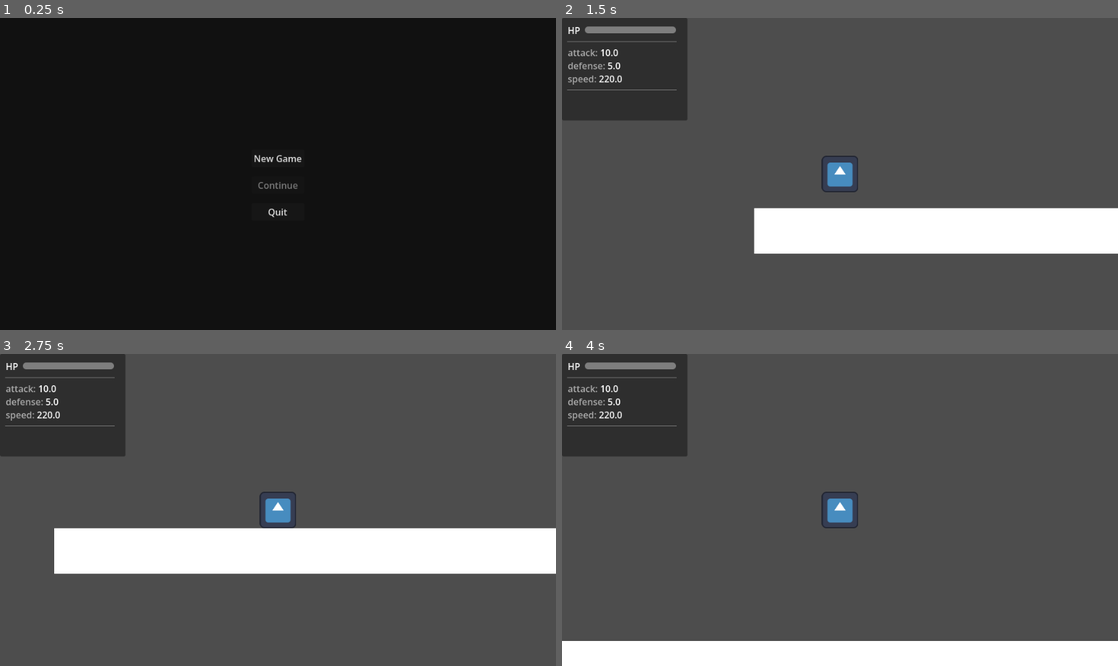
Above: before the commit, frames 1-4 (two rows, left to right).
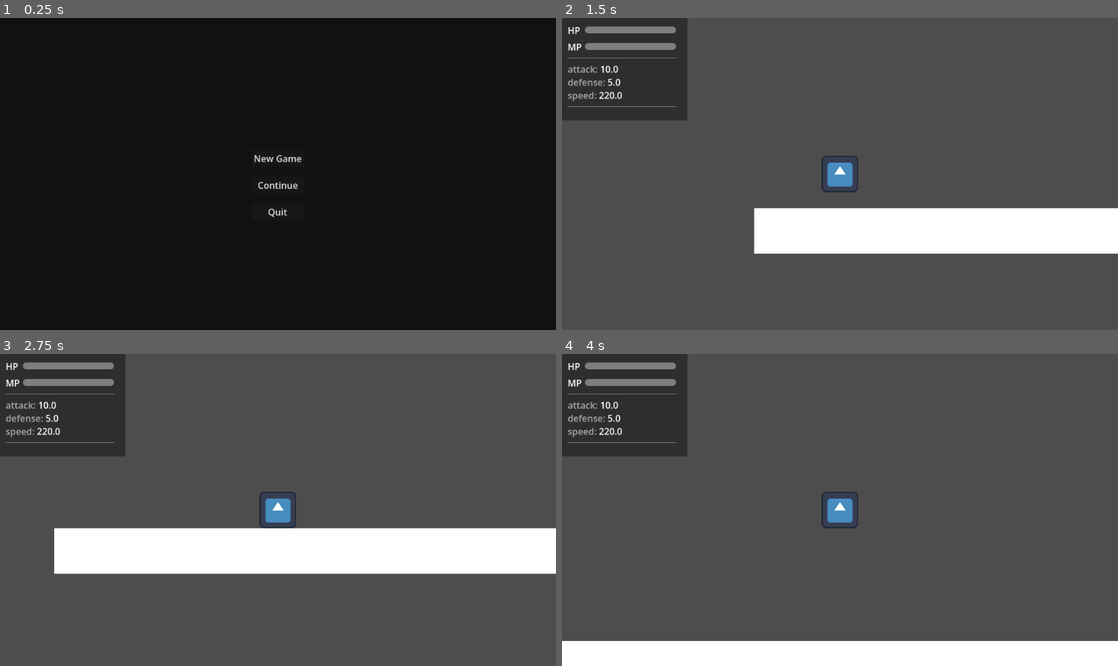
Above: after the commit, the same moments.

Repository: MishanjaGames/claude-godot-2
Game: Godot game, scene res://scenes/ui/main_menu.tscn
The game is run twice, just before and just after one commit, with the same random seed, the same clock (stepped at 60 frames per second) and the same inputs. The engine's default icon, where the game draws it, is replaced by a stand-in: a white triangle on a blue panel in a dark square.
Inputs (mouse positions are in pixels of both pictures, inside the frame that each line leads up to):
- Up to frame 1 (0.25 s): no input
- Up to frame 2 (1.5 s): click "New Game" at 0.5 s; tap Enter at 1.25 s; move the mouse to (962, 158) at 1.27 s; hold D (move_right) from 1.28 s (still down); click (962, 158) at 1.35 s
- Up to frame 3 (2.75 s): move the mouse to (166, 525) at 2.02 s; release D (move_right) at 2.03 s; hold S (move_down) from 2.03 s (still down); click (166, 525) at 2.1 s
- Up to frame 4 (4 s): tap Space at 2.75 s; move the mouse to (895, 441) at 2.77 s; release S (move_down) at 2.78 s; hold D (move_right) 2.78-3.53 s; right-click (895, 441) at 2.85 s; click (895, 441) at 3.05 s; tap Enter at 3.5 s; move the mouse to (812, 572) at 3.52 s; hold W (move_up) from 3.53 s (still down); click (812, 572) at 3.6 s

The runs differ from the first frame. In frame 1, less than 0.1% of the frame differs, in the area x 46-54%, y 52-55%; in frame 2, 1.2%, in the area x 0-21%, y 7-29%; in frame 3, 1.2%; in frame 4, 1.2%.

Commit message:
stats, resources

Diff:
--- /dev/null
+++ b/resources/items/boots.tres
@@ -0,0 +1,14 @@
+[gd_resource type="Resource" script_class="EquippableItem" format=3 uid="uid://csaatcn11n8hl"]
+
+[ext_resource type="Script" uid="uid://bsp4sefwe0sd7" path="res://scripts/items/equippable_item.gd" id="1_qi7fi"]
+
+[resource]
+script = ExtResource("1_qi7fi")
+slot = 3
+id = "boots"
+name = "Boots"
+description = "Boots"
+stat_modifiers = {
+"defense": 2.0
+}
+metadata/_custom_type_script = "uid://bsp4sefwe0sd7"
--- /dev/null
+++ b/resources/items/chestplate.tres
@@ -0,0 +1,13 @@
+[gd_resource type="Resource" script_class="EquippableItem" format=3 uid="uid://bnujh6hhoj31m"]
+
+[ext_resource type="Script" uid="uid://bsp4sefwe0sd7" path="res://scripts/items/equippable_item.gd" id="1_v73vw"]
+
+[resource]
+script = ExtResource("1_v73vw")
+id = "chestplate"
+name = "Chestplate"
+description = "Chestplate"
+stat_modifiers = {
+"defense": 8.0
+}
+metadata/_custom_type_script = "uid://bsp4sefwe0sd7"
--- /dev/null
+++ b/resources/items/helmet.tres
@@ -0,0 +1,14 @@
+[gd_resource type="Resource" script_class="EquippableItem" format=3 uid="uid://djfgr6bicipil"]
+
+[ext_resource type="Script" uid="uid://bsp4sefwe0sd7" path="res://scripts/items/equippable_item.gd" id="1_bxthb"]
+
+[resource]
+script = ExtResource("1_bxthb")
+slot = 0
+id = "helmet"
+name = "Helmet"
+description = "Helmet"
+stat_modifiers = {
+"defense": 8.0
+}
+metadata/_custom_type_script = "uid://bsp4sefwe0sd7"
--- a/resources/items/leather_chestplate.tres
+++ /dev/null
@@ -1,12 +0,0 @@
-[gd_resource type="Resource" script_class="EquippableItem" format=3 uid="uid://bnujh6hhoj31m"]
-
-[ext_resource type="Script" uid="uid://bsp4sefwe0sd7" path="res://scripts/items/equippable_item.gd" id="1_6ig3t"]
-
-[resource]
-script = ExtResource("1_6ig3t")
-id = "leather_chestplate"
-name = "Leather Chestplate"
-stat_modifiers = {
-"defense": 8.0
-}
-metadata/_custom_type_script = "uid://bsp4sefwe0sd7"
--- /dev/null
+++ b/resources/items/leggings.tres
@@ -0,0 +1,14 @@
+[gd_resource type="Resource" script_class="EquippableItem" format=3 uid="uid://c1q3bl6xhf5li"]
+
+[ext_resource type="Script" uid="uid://bsp4sefwe0sd7" path="res://scripts/items/equippable_item.gd" id="1_kfdox"]
+
+[resource]
+script = ExtResource("1_kfdox")
+slot = 2
+id = "leggings"
+name = "Leggings"
+description = "Leggings"
+stat_modifiers = {
+"defense": 4.0
+}
+metadata/_custom_type_script = "uid://bsp4sefwe0sd7"
--- a/scenes/ui/main_menu.tscn
+++ b/scenes/ui/main_menu.tscn
@@ -51,7 +51,6 @@
 
 [node name="Continue" type="Button" parent="ColorRect/VBoxContainer" unique_id=1609867468]
 layout_mode = 2
-disabled = true
 text = "Continue"
 
 [node name="Quit" type="Button" parent="ColorRect/VBoxContainer" unique_id=911347010]
--- a/scenes/ui/player_hud.tscn
+++ b/scenes/ui/player_hud.tscn
@@ -42,7 +42,7 @@
 layout_mode = 2
 text = "MP"
 
-[node name="HPBar" type="ProgressBar" parent="Panel/VBox/ManaRow" unique_id=328228105]
+[node name="ManaBar" type="ProgressBar" parent="Panel/VBox/ManaRow" unique_id=328228105]
 custom_minimum_size = Vector2(160, 12)
 layout_mode = 2
 size_flags_vertical = 4
--- a/scripts/items/staff_weapon.gd
+++ b/scripts/items/staff_weapon.gd
@@ -29,11 +29,10 @@
 func attack(user: Node, targets: Array[Node]) -> void:
 	if not can_attack():
 		return
-	if user.get("stats") != null and user.stats.has_stat("mana"):
-		if user.stats.get_stat("mana") < mana_cost:
+	if user.get("stats") != null:
+		if not user.stats.spend_mana(mana_cost):   # ← clean, returns false if not enough
 			print("[Staff] Not enough mana!")
 			return
-		user.stats.set_stat("mana", user.stats.get_stat("mana") - mana_cost)
 	_cooldown = 1.0 / attack_speed
 	_spawn_projectile(user)
 	attack_performed.emit(self, user, [])
--- a/scripts/player/player.gd
+++ b/scripts/player/player.gd
@@ -11,7 +11,7 @@
 
 
 func _ready() -> void:
-	stats.initialize({ "max_health": 120.0, "speed": 220.0 })
+	stats.initialize({ "health": 100.0, "mana": 100.0, "speed": 220.0 })
 	stats.died.connect(_on_died)
 	inventory.initialize(20)
 
--- a/scripts/stats.gd
+++ b/scripts/stats.gd
@@ -1,12 +1,13 @@
 extends Resource
 class_name Stats
 
-# ─── Signals ──────────────────────────────────────────────────────────────────
+# ─── Signals ──────────────────────────────────────────────
 signal stat_changed(stat_name: String, old_value: float, new_value: float)
 signal health_changed(current: float, maximum: float)
+signal mana_changed(current: float, maximum: float)
 signal died
 
-# ─── Hardcoded defaults (fallback for every entity) ───────────────────────────
+# ─── Defaults ─────────────────────────────────────────────
 const DEFAULTS: Dictionary = {
 	"max_health": 100.0,
 	"attack":     10.0,
@@ -14,117 +15,139 @@
 	"speed":      200.0,
 }
 
-# ─── Protected internal state (never access these directly outside this file) ─
-var _base:      Dictionary = {}   # base stat values
-var _modifiers: Dictionary = {}   # { "id": { "stat": String, "value": float } }
-var _health:    float       = 0.0 # current health tracked separately
+# ─── Aliases — shorthand → real stat name ─────────────────
+# These are NEVER stored as stats themselves.
+# Writing "health" sets "max_health", "mana" sets "max_mana", etc.
+const ALIASES: Dictionary = {
+	"health":     "max_health",
+	"mana":       "max_mana",
+	"hp":         "max_health",
+	"mp":         "max_mana",
+}
+
+# ─── Internal state ───────────────────────────────────────
+var _base:       Dictionary = {}
+var _modifiers:  Dictionary = {}
+var _health:     float      = 0.0
+var _mana:       float      = 0.0
 
 
-# ══════════════════════════════════════════════════════════════════════════════
+# ══════════════════════════════════════════════════════════
 # SETUP
-# ══════════════════════════════════════════════════════════════════════════════
+# ══════════════════════════════════════════════════════════
 
-# Call this when the entity enters the scene.
-# Pass overrides to customize this entity's stats from defaults.
-# Example: stats.initialize({ "max_health": 200.0, "speed": 150.0 })
+# Pass any mix of real names or aliases.
+# Example: stats.initialize({ "health": 120.0, "mana": 50.0, "speed": 250.0 })
 func initialize(overrides: Dictionary = {}) -> void:
 	_base = DEFAULTS.duplicate()
+
 	for key in overrides:
-		_base[key] = float(overrides[key])
+		var real := _resolve(key)
+		_base[real] = float(overrides[key])
+
 	_health = _base["max_health"]
 
+	if _base.has("max_mana"):
+		_mana = _base["max_mana"]
 
-# ══════════════════════════════════════════════════════════════════════════════
-# BASE STATS — add / get / change / delete
-# ══════════════════════════════════════════════════════════════════════════════
 
-# Get effective value of a stat (base + all active modifiers)
+# ══════════════════════════════════════════════════════════
+# ALIAS RESOLVER
+# ══════════════════════════════════════════════════════════
+
+# Converts alias → real name, or returns the name unchanged.
+func _resolve(name: String) -> String:
+	return ALIASES.get(name, name)
+
+
+# ══════════════════════════════════════════════════════════
+# BASE STATS
+# ══════════════════════════════════════════════════════════
+
+# Get effective value (base + modifiers). Accepts aliases.
 func get_stat(stat: String) -> float:
-	if not _base.has(stat):
-		push_warning("Stats.get_stat(): unknown stat '%s'" % stat)
+	var real := _resolve(stat)
+	if not _base.has(real):
+		push_warning("Stats.get_stat(): unknown stat '%s'" % real)
 		return 0.0
-	var total: float = _base[stat]
+	var total: float = _base[real]
 	for mod in _modifiers.values():
-		if mod["stat"] == stat:
+		if mod["stat"] == real:
 			total += mod["value"]
 	return total
 
-# Get only the raw base value (ignores modifiers)
+# Get raw base value only. Accepts aliases.
 func get_base(stat: String) -> float:
-	return _base.get(stat, 0.0)
+	return _base.get(_resolve(stat), 0.0)
 
-# Add a new stat OR change an existing one
-# Fires stat_changed signal automatically
+# Add or change a stat. Accepts aliases.
 func set_stat(stat: String, value: float) -> void:
-	var old := get_stat(stat)
-	_base[stat] = value
-	stat_changed.emit(stat, old, get_stat(stat))
+	var real := _resolve(stat)
+	var old  := get_stat(real)
+	_base[real] = value
+	stat_changed.emit(real, old, get_stat(real))
 
-# Permanently remove a stat from this entity
+# Remove a stat entirely. Accepts aliases.
 func delete_stat(stat: String) -> void:
-	if not _base.has(stat):
+	var real := _resolve(stat)
+	if not _base.has(real):
 		return
-	var old := get_stat(stat)
-	_base.erase(stat)
-	stat_changed.emit(stat, old, 0.0)
+	var old := get_stat(real)
+	_base.erase(real)
+	stat_changed.emit(real, old, 0.0)
 
-# Check whether a stat exists
+# Check existence. Accepts aliases.
 func has_stat(stat: String) -> bool:
-	return _base.has(stat)
+	return _base.has(_resolve(stat))
 
-# List all stat names on this entity
+# Returns all real stat names (no aliases).
 func list_stats() -> Array:
 	return _base.keys()
 
 
-# ══════════════════════════════════════════════════════════════════════════════
-# MODIFIERS — temporary/conditional stat changes
-# ══════════════════════════════════════════════════════════════════════════════
+# ══════════════════════════════════════════════════════════
+# MODIFIERS
+# ══════════════════════════════════════════════════════════
 
-# Add or overwrite a modifier by id
-# id:    unique name so you can find and remove it later  ("sword_equip", "poison")
-# stat:  which stat this affects                          ("attack", "speed", ...)
-# value: how much to add — use negative to reduce         (-20.0 for a slow debuff)
 func add_modifier(id: String, stat: String, value: float) -> void:
-	if not has_stat(stat):
-		push_warning("Stats.add_modifier(): stat '%s' doesn't exist" % stat)
+	var real := _resolve(stat)
+	if not has_stat(real):
+		push_warning("Stats.add_modifier(): stat '%s' doesn't exist" % real)
 		return
-	var old := get_stat(stat)
-	_modifiers[id] = { "stat": stat, "value": value }
-	stat_changed.emit(stat, old, get_stat(stat))
+	var old := get_stat(real)
+	_modifiers[id] = { "stat": real, "value": value }
+	stat_changed.emit(real, old, get_stat(real))
 
-# Remove a modifier by id
 func remove_modifier(id: String) -> void:
 	if not _modifiers.has(id):
 		return
-	var affected_stat: String = _modifiers[id]["stat"]
-	var old := get_stat(affected_stat)
+	var affected: String = _modifiers[id]["stat"]
+	var old := get_stat(affected)
 	_modifiers.erase(id)
-	stat_changed.emit(affected_stat, old, get_stat(affected_stat))
+	stat_changed.emit(affected, old, get_stat(affected))
 
-# Check if a modifier is active
 func has_modifier(id: String) -> bool:
 	return _modifiers.has(id)
 
-# Remove all modifiers (optional: only for one specific stat)
 func clear_modifiers(stat: String = "") -> void:
 	if stat.is_empty():
 		_modifiers.clear()
 		return
+	var real := _resolve(stat)
 	for id in _modifiers.keys():
-		if _modifiers[id]["stat"] == stat:
+		if _modifiers[id]["stat"] == real:
 			_modifiers.erase(id)
 
 
-# ══════════════════════════════════════════════════════════════════════════════
-# HEALTH — special tracked stat
-# ══════════════════════════════════════════════════════════════════════════════
+# ══════════════════════════════════════════════════════════
+# HEALTH
+# ══════════════════════════════════════════════════════════
 
 func get_health() -> float:
 	return _health
 
 func take_damage(amount: float) -> void:
-	var mitigated : float = max(1.0, amount - get_stat("defense"))
+	var mitigated: float = max(1.0, amount - get_stat("defense"))
 	_health = max(0.0, _health - mitigated)
 	health_changed.emit(_health, get_stat("max_health"))
 	if _health <= 0.0:
@@ -133,3 +156,44 @@
 func heal(amount: float) -> void:
 	_health = min(get_stat("max_health"), _health + amount)
 	health_changed.emit(_health, get_stat("max_health"))
+
+
+# ══════════════════════════════════════════════════════════
+# MANA
+# ══════════════════════════════════════════════════════════
+
+func get_mana() -> float:
+	return _mana
+
+func spend_mana(amount: float) -> bool:
+	if _mana < amount:
+		return false
+	_mana = max(0.0, _mana - amount)
+	mana_changed.emit(_mana, get_stat("max_mana"))
+	return true
+
+func restore_mana(amount: float) -> void:
+	if not has_stat("max_mana"):
+		return
+	_mana = min(get_stat("max_mana"), _mana + amount)
+	mana_changed.emit(_mana, get_stat("max_mana"))
+
+
+# ══════════════════════════════════════════════════════════
+# DEBUG
+# ══════════════════════════════════════════════════════════
+
+func to_dict() -> Dictionary:
+	var result: Dictionary = {
+		"health":    "%s / %s" % [_health, get_stat("max_health")],
+		"modifiers": _modifiers.duplicate(),
+		"stats":     {}
+	}
+	if has_stat("max_mana"):
+		result["mana"] = "%s / %s" % [_mana, get_stat("max_mana")]
+	for stat in _base:
+		result["stats"][stat] = get_stat(stat)
+	return result
+
+func print_info() -> void:
+	print(JSON.stringify(to_dict(), "\t"))
--- a/scripts/ui/loading_screen.gd
+++ b/scripts/ui/loading_screen.gd
@@ -1,28 +1,66 @@
 extends CanvasLayer
 
-@onready var bar:   ProgressBar = $Panel/VBox/Bar
-@onready var label: Label       = $Panel/VBox/Label
+var _bar:    ProgressBar = null
+var _label:  Label       = null
+var _target: String      = ""
 
-var _target: String = ""
+
+func _ready() -> void:
+	_build()
+	hide()
+	set_process(false)
+
+
+func _build() -> void:
+	var panel := Panel.new()
+	panel.set_anchors_preset(Control.PRESET_FULL_RECT)
+	var style := StyleBoxFlat.new()
+	style.bg_color = Color(0.05, 0.05, 0.1)
+	panel.add_theme_stylebox_override("panel", style)
+	add_child(panel)
+
+	var vbox := VBoxContainer.new()
+	vbox.set_anchors_preset(Control.PRESET_CENTER)
+	vbox.alignment = BoxContainer.ALIGNMENT_CENTER
+	vbox.add_theme_constant_override("separation", 16)
+	panel.add_child(vbox)
+
+	_label = Label.new()
+	_label.text = "Loading..."
+	_label.horizontal_alignment = HORIZONTAL_ALIGNMENT_CENTER
+	_label.add_theme_font_size_override("font_size", 24)
+	_label.add_theme_color_override("font_color", Color.WHITE)
+	vbox.add_child(_label)
+
+	_bar = ProgressBar.new()
+	_bar.custom_minimum_size = Vector2(320, 20)
+	_bar.min_value   = 0.0
+	_bar.max_value   = 100.0
+	_bar.value       = 0.0
+	_bar.show_percentage = false
+	vbox.add_child(_bar)
+
 
 func load_scene(path: String) -> void:
 	_target = path
+	_bar.value  = 0.0
+	_label.text = "Loading..."
 	show()
 	ResourceLoader.load_threaded_request(path)
 	set_process(true)
+
 
 func _process(_delta: float) -> void:
 	var progress: Array = []
 	var status := ResourceLoader.load_threaded_get_status(_target, progress)
 
 	if progress.size() > 0:
-		var pct : float = progress[0] * 100.0
-		if bar != null:
-			bar.value = pct
-		if label != null:
-			label.text = "Loading... %d%%" % int(pct)
+		var pct : float= progress[0] * 100.0
+		_bar.value  = pct
+		_label.text = "Loading... %d%%" % int(pct)
 
 	if status == ResourceLoader.THREAD_LOAD_LOADED:
 		set_process(false)
+		hide()
 		var scene: PackedScene = ResourceLoader.load_threaded_get(_target)
 		get_tree().change_scene_to_packed(scene)
--- a/scripts/ui/player_hud.gd
+++ b/scripts/ui/player_hud.gd
@@ -13,8 +13,9 @@
 func setup(s: Stats) -> void:
 	_stats = s
 	s.health_changed.connect(_on_health_changed)
+	s.mana_changed.connect(_on_mana_changed)   # ← new
 	s.stat_changed.connect(_on_stat_changed)
-	mana_row.visible = s.has_stat("mana")
+	mana_row.visible = s.has_stat("max_mana")  # ← was "mana", now correct
 	_refresh()
 
 
@@ -29,10 +30,9 @@
 	hp_bar.max_value = _stats.get_stat("max_health")
 	hp_bar.value     = _stats.get_health()
 
-	if _stats.has_stat("mana"):
-		var max_mana: float = _stats.get_stat("max_mana") if _stats.has_stat("max_mana") else 100.0
-		mana_bar.max_value = max_mana
-		mana_bar.value     = _stats.get_stat("mana")
+	if _stats.has_stat("max_mana"):
+		mana_bar.max_value = _stats.get_stat("max_mana")
+		mana_bar.value     = _stats.get_mana()   # ← uses proper getter now
 
 	var skip := ["max_health", "mana", "max_mana"]
 	var text := ""
@@ -55,6 +55,10 @@
 	hp_bar.max_value = maximum
 	hp_bar.value     = current
 
+func _on_mana_changed(current: float, maximum: float) -> void:
+	if mana_bar != null:
+		mana_bar.max_value = maximum
+		mana_bar.value     = current
 
 func _on_stat_changed(_name: String, _old: float, _new: float) -> void:
 	_refresh()
--- a/scripts/world/world.gd
+++ b/scripts/world/world.gd
@@ -5,11 +5,17 @@
 @onready var inventory_ui: InventoryUI     = $InventoryUI
 
 const SWORD := preload("res://resources/weapons/wooden_sword.tres")
-const CHESTPLATE := preload("res://resources/items/leather_chestplate.tres")
+const CHESTPLATE := preload("res://resources/items/chestplate.tres")
+const HELMET := preload("res://resources/items/helmet.tres")
+const LEGGINGS := preload("res://resources/items/leggings.tres")
+const BOOTS := preload("res://resources/items/boots.tres")
 
 func _ready() -> void:
 	player.bind_ui(player_hud, inventory_ui)
 	player.inventory.add_item(SWORD.duplicate())
+	player.inventory.add_item(HELMET.duplicate())
 	player.inventory.add_item(CHESTPLATE.duplicate())
+	player.inventory.add_item(LEGGINGS.duplicate())
+	player.inventory.add_item(BOOTS.duplicate())
 	player.inventory.print_info()
 	player.item_equip.print_info()
